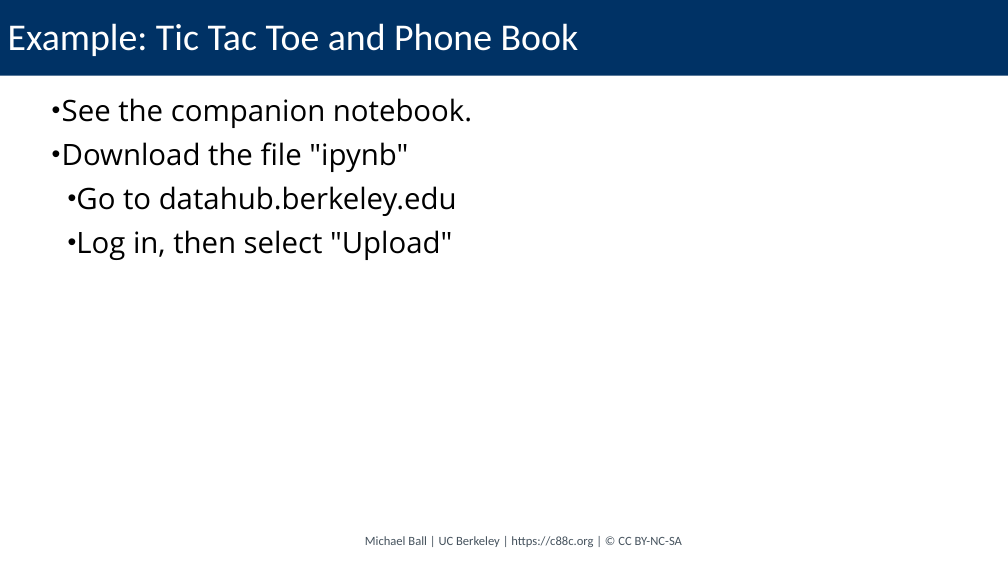
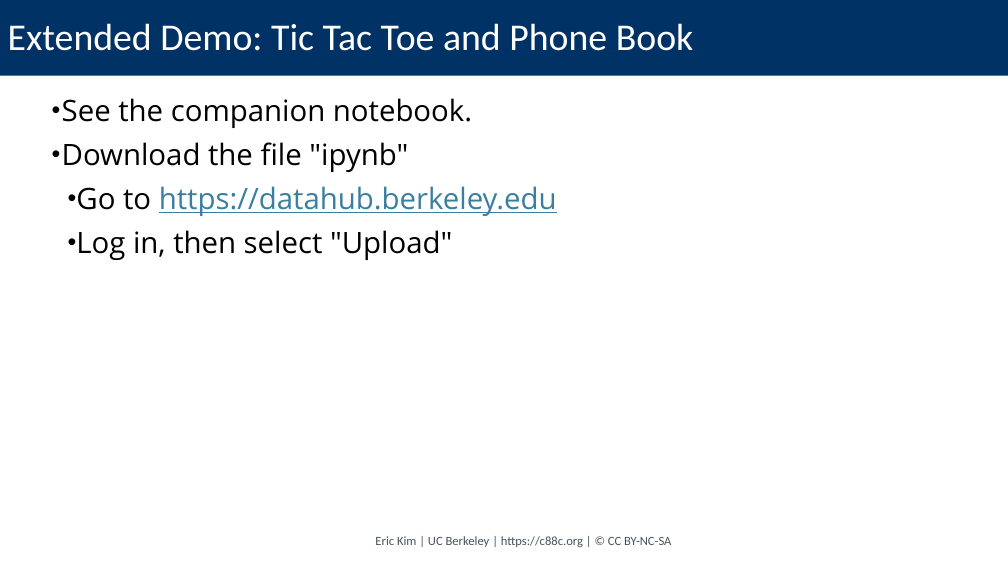
Before and after one commit to cs88-website/su24, a slide deck: slide 39 of assets/slides/su24/10-ADTs.pptx (slide 21 before the commit). Drawn at 1008x567 pixels with LibreOffice and Linux fonts; fonts in the diff are those of the drawing. Boxes give left, top, right and bottom in pixels: in the first picture for what was removed or moved away, otherwise in the second. Text is boxed around its words. In the diff, an @@ line names an element or a change of style, - is before the commit and + after.

```diff
--- a/assets/slides/su24/10-ADTs.pptx
+++ b/assets/slides/su24/10-ADTs.pptx
@@ title at (8, 23, 694, 51): text changed @@
-Example: Tic Tac Toe and Phone Book
+Extended Demo: Tic Tac Toe and Phone Book
@@ text at (76, 186, 557, 216): text changed; text colour #000000 to #3A7EA0 @@
-  • Go to datahub.berkeley.edu
+  • Go to https://datahub.berkeley.edu
@@ text at (375, 536, 671, 547): text changed @@
-Michael Ball | UC Berkeley | https://c88c.org | © CC BY-NC-SA
+Eric Kim | UC Berkeley | https://c88c.org | © CC BY-NC-SA
```
Also in this commit, not shown: 14 other slides changed, 24 slides added, 6 slides removed, 2 other files.
